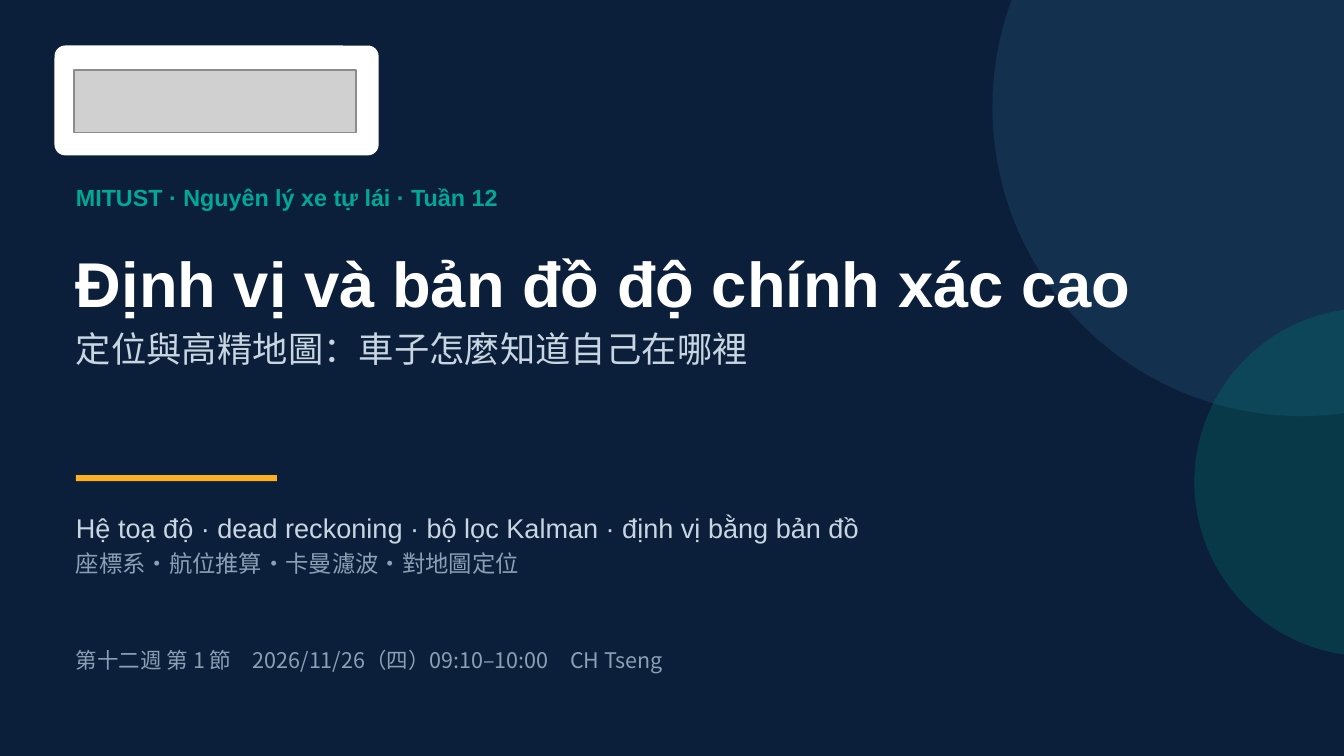
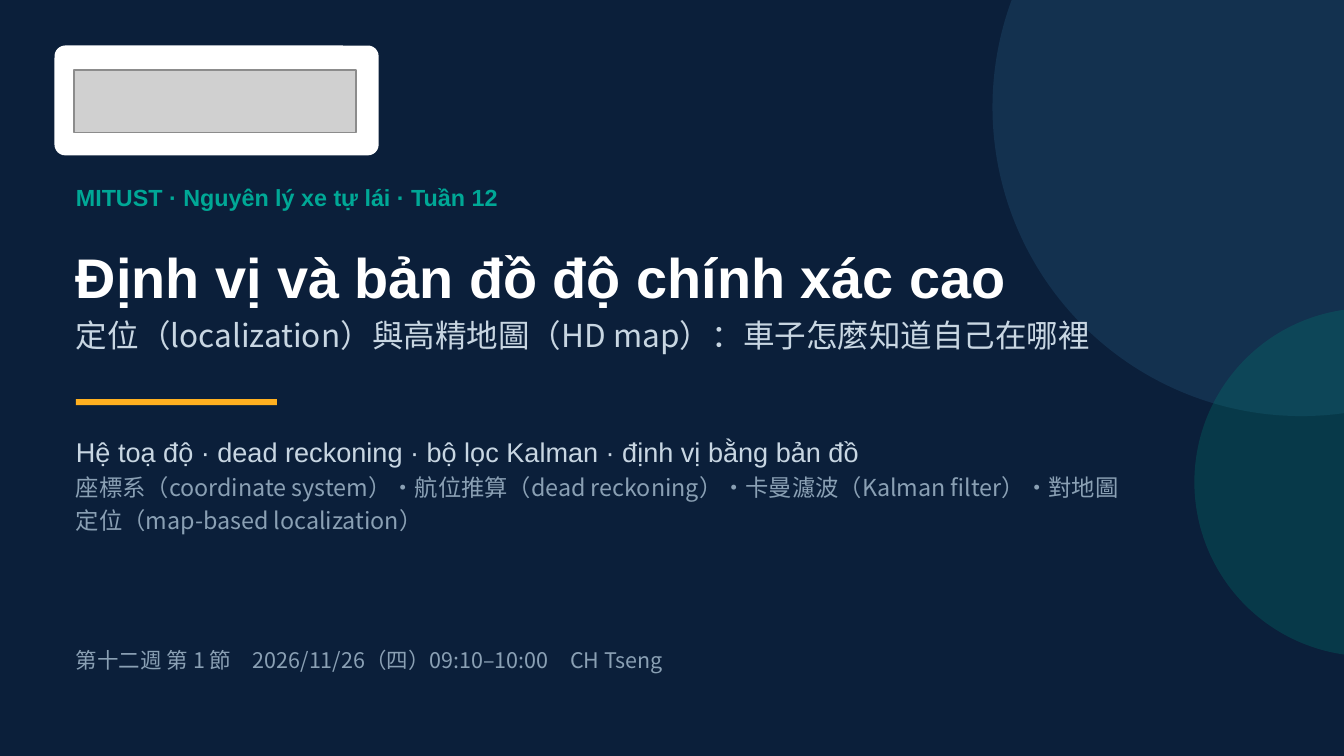
Before and after one commit to ch-neural/MITUST-Principles-of-Self-Driving-Cars, a slide deck: slide 1 of 第十二週(11-26)/第十二週_第1節_簡報.pptx. Drawn at 1344x756 pixels with LibreOffice and Linux fonts; fonts in the diff are those of the drawing; grey boxes stand for pictures. Boxes give left, top, right and bottom in pixels: in the first picture for what was removed or moved away, otherwise in the second. Text is boxed around its words. In the diff, an @@ line names an element or a change of style, - is before the commit and + after.

```diff
--- a/第十二週(11-26)/第十二週_第1節_簡報.pptx
+++ b/第十二週(11-26)/第十二週_第1節_簡報.pptx
@@ text at (76,255,1005,308): size 33.9 to 29.9 pt in "Định vị và bản đồ độ chính ..." @@
@@ text at (76,320,1090,354): text changed; size 18.9 to 16.9 pt @@
-定位與高精地圖：車子怎麼知道自己在哪裡
+定位（localization）與高精地圖（HD map）：車子怎麼知道自己在哪裡
@@ rectangle: place and size @@
-rectangle at (77,476,277,481)
+rectangle at (77,399,277,405)
@@ text "Hệ toạ độ · dead ...": place and size @@
-text "Hệ toạ độ · dead ..." at (76,517,858,574)
+text "Hệ toạ độ · dead ..." at (76,441,1119,535)
@@ text at (76,476,1119,535): text changed @@
-座標系・航位推算・卡曼濾波・對地圖定位
+座標系（coordinate system）・航位推算（dead reckoning）・卡曼濾波（Kalman filter）・對地圖定位（map-based localization）
```
Also in this commit, not shown: 6 other slides changed, 5 other files.
